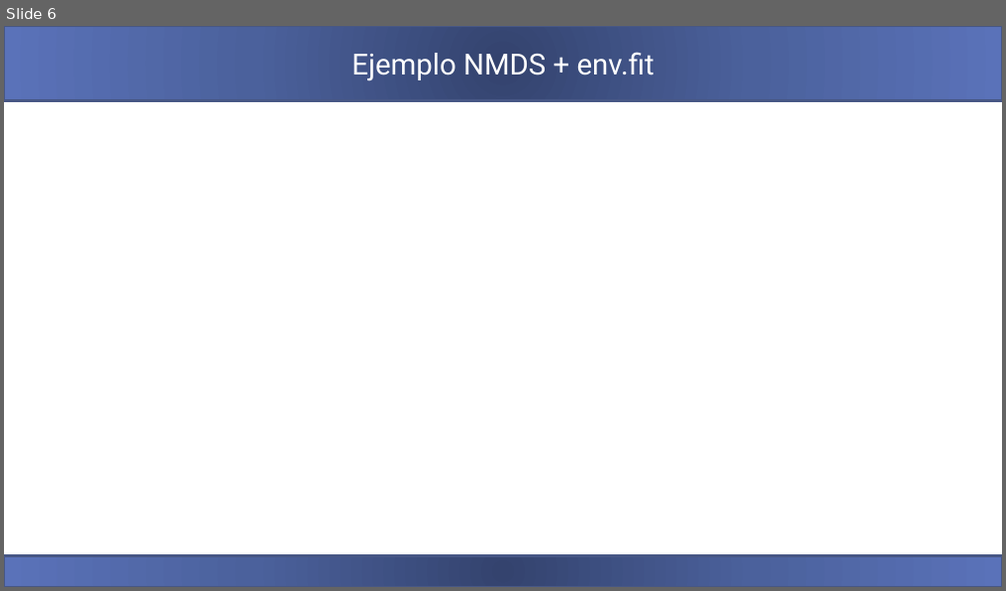
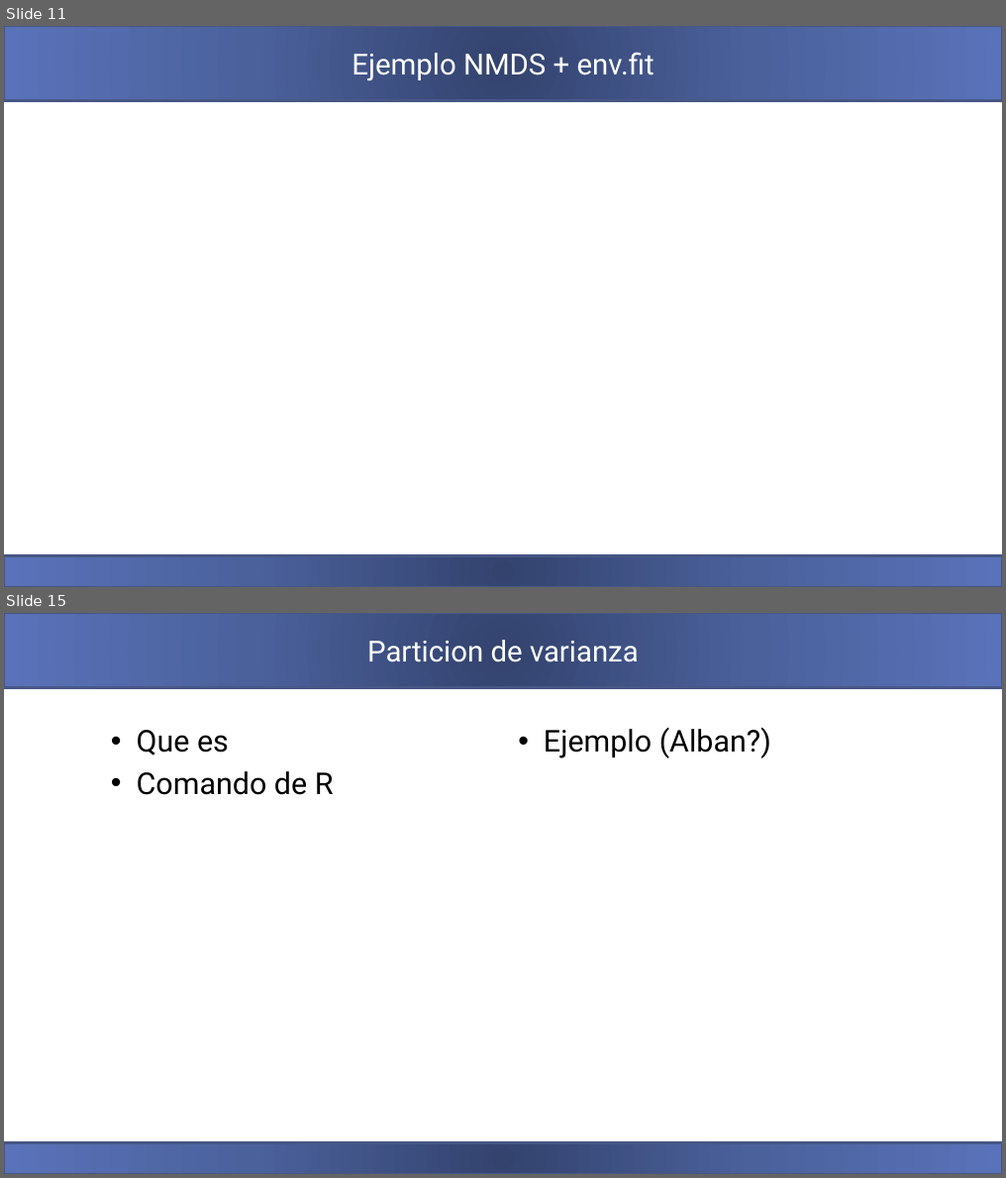
Before and after one commit to carden24/2018_Taller_Genomica_ambiental, a slide deck: W5_Analisis_multivariado_de_comunidades.pptx. Shown one above the other, each under a label of ours: slide 6 before the commit, slides 11 and 15 after it; the slides between them are not shown. The pictures are 1006x591 and 1006x1178 pixels, drawn with LibreOffice and Linux fonts; fonts in the diff are those of the drawing. Boxes give left, top, right and bottom in pixels: in the first picture for what was removed or moved away, otherwise in the second. Text is boxed around its words. In the diff, an @@ line names an element or a change of style, - is before the commit and + after.

```diff
--- a/W5_Analisis_multivariado_de_comunidades.pptx
+++ b/W5_Analisis_multivariado_de_comunidades.pptx
@@ slide 15 added at [4, 613, 1002, 1174], background #FFFFFF; not listed: 2 template elements that a slide beside it also shows @@
@@ title added at [367, 640, 639, 663], 28 pt, text #FFFFFF @@
+Particion de varianza
@@ text added at [137, 730, 334, 795], 29 pt, text #000000 @@
+• Que es
+• Comando de R
@@ text added at [544, 727, 771, 759], 29 pt, text #000000 @@
+• Ejemplo (Alban?)
@@ what was slide 6 is now slide 11 @@
```
Also in this commit, not shown: 1 slide changed, 7 other slides added, 1 slide removed, 2 other files.
